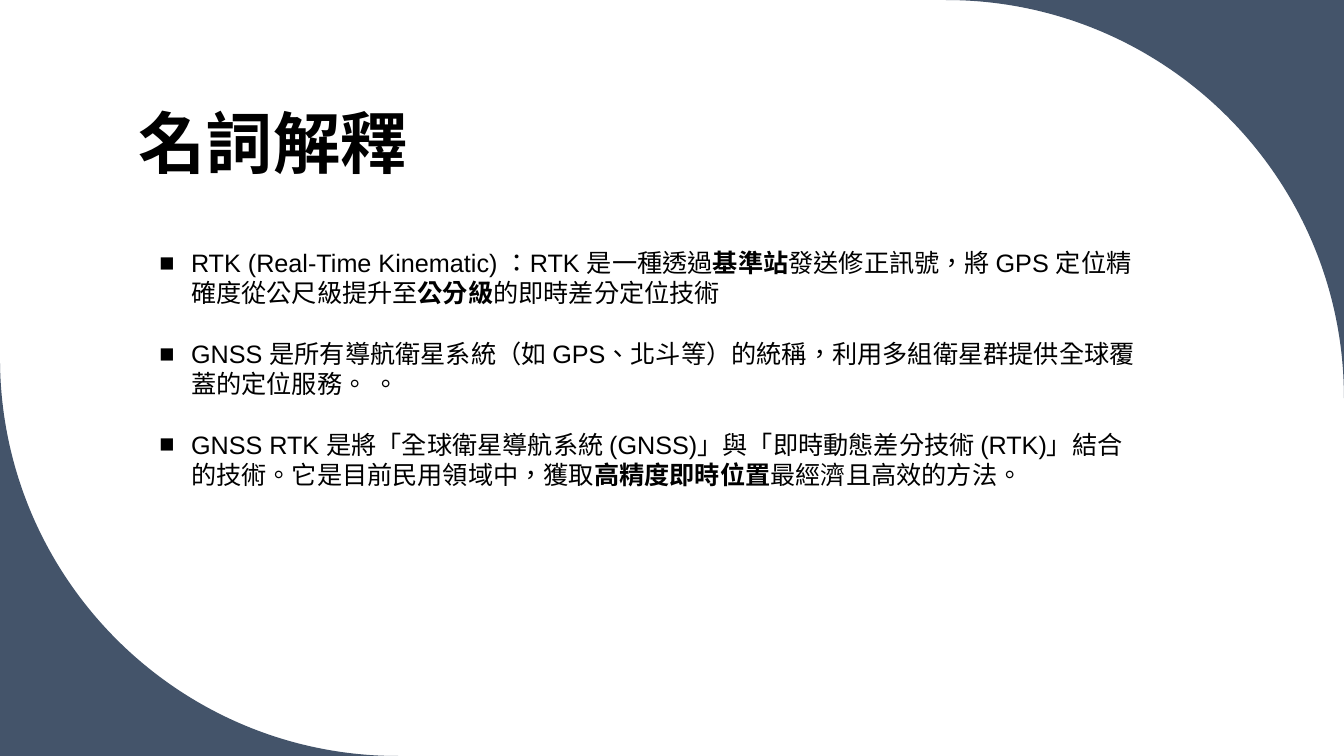
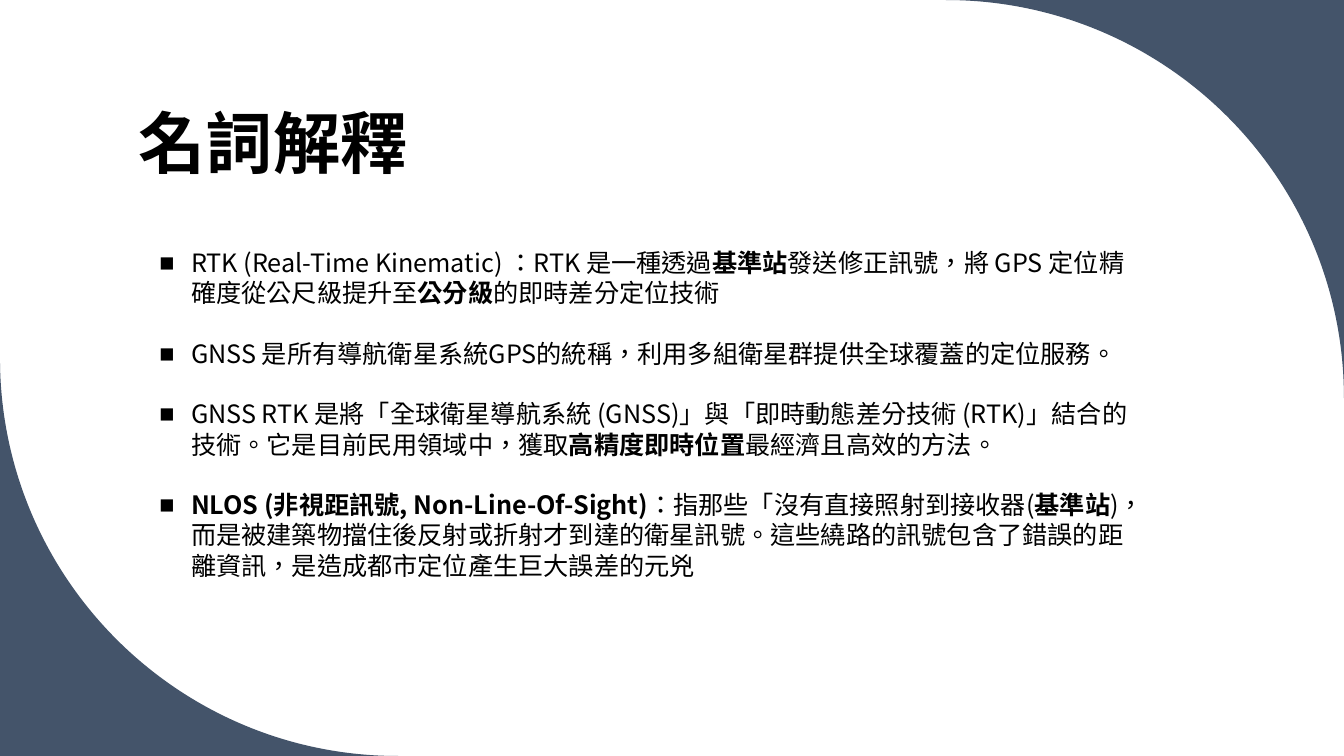
Before and after one commit to cooper35211-max/3D---------GNSS-RTK------------, a slide deck: slide 14 of 3D地圖資料庫輔助GNSSRTK及其在.pptx (slide 13 before the commit). Drawn at 1344x756 pixels with LibreOffice and Linux fonts; fonts in the diff are those of the drawing. Boxes give left, top, right and bottom in pixels: in the first picture for what was removed or moved away, otherwise in the second. Text is boxed around its words. In the diff, an @@ line names an element or a change of style, - is before the commit and + after.

```diff
--- a/3D地圖資料庫輔助GNSSRTK及其在.pptx
+++ b/3D地圖資料庫輔助GNSSRTK及其在.pptx
@@ text at [191,250,1127,457]: font Arial to Noto Sans CJK SC in "RTK (Real-Time Kinematic) ：RTK 是一種透過基準站發送修正訊號，將 GPS 定位精確度從公尺 ...", "GNSS RTK 是將「全球衛星導航系統 (GNSS)」與「即時動態差分技術 (RTK)」結合的技術。它是目前民用領域中 ..." @@
@@ text at [191,341,1116,365]: text changed; font Arial to Noto Sans CJK SC @@
-■ GNSS 是所有導航衛星系統（如 GPS、北斗等）的統稱，利用多組衛星群提供全球覆蓋的定位服務。 。
+■ GNSS 是所有導航衛星系統GPS的統稱，利用多組衛星群提供全球覆蓋的定位服務。
@@ text at [191,492,1144,577]: paragraph added @@
+■ NLOS (非視距訊號, Non-Line-Of-Sight)：指那些「沒有直接照射到接收器(基準站)，而是被建築物擋住後反射或折射才到達的衛星訊號。這些繞路的訊號包含了錯誤的距離資訊，是造成都市定位產生巨大誤差的元兇
```
Also in this commit, not shown: 5 other slides changed, 2 slides added, 2 other files.
